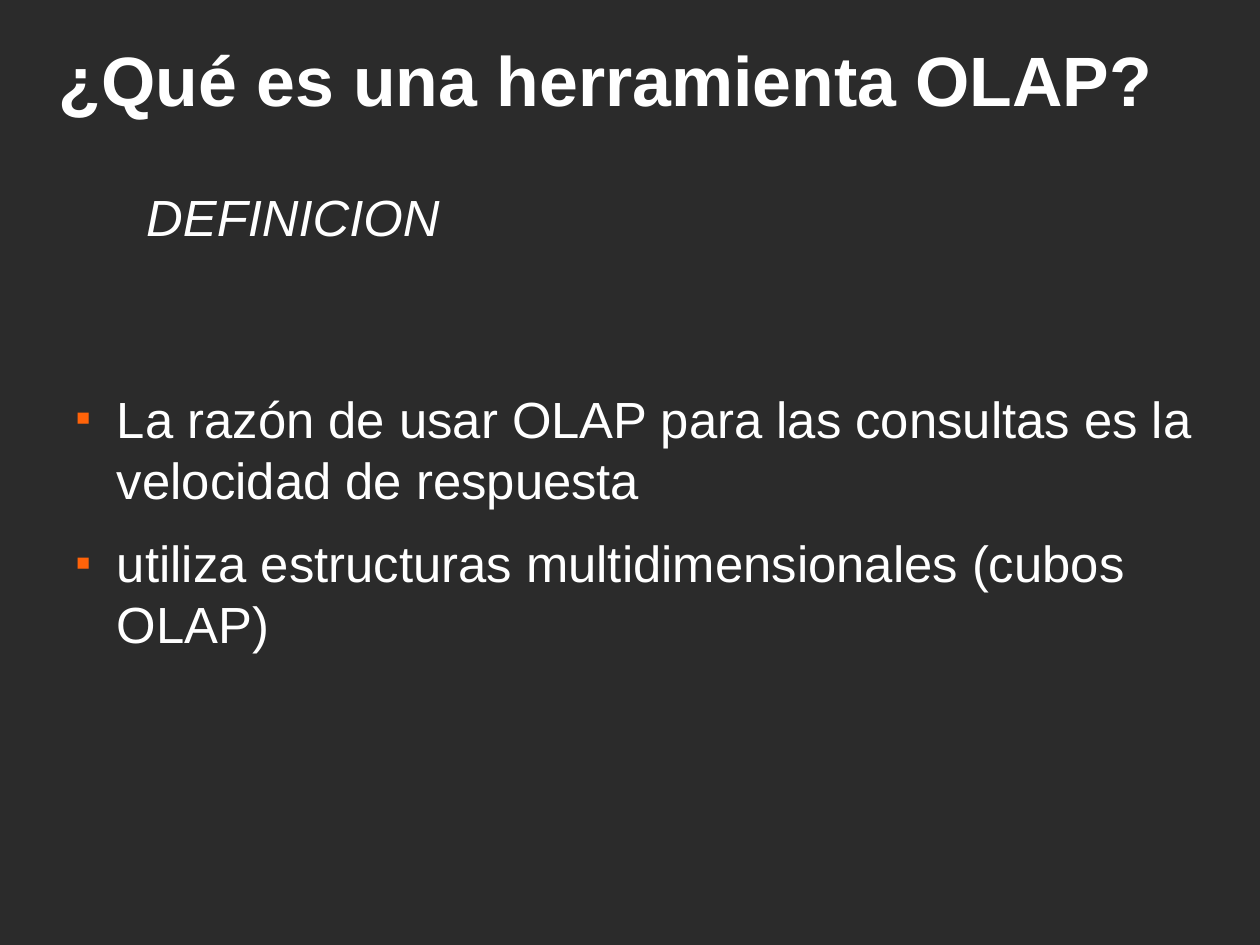
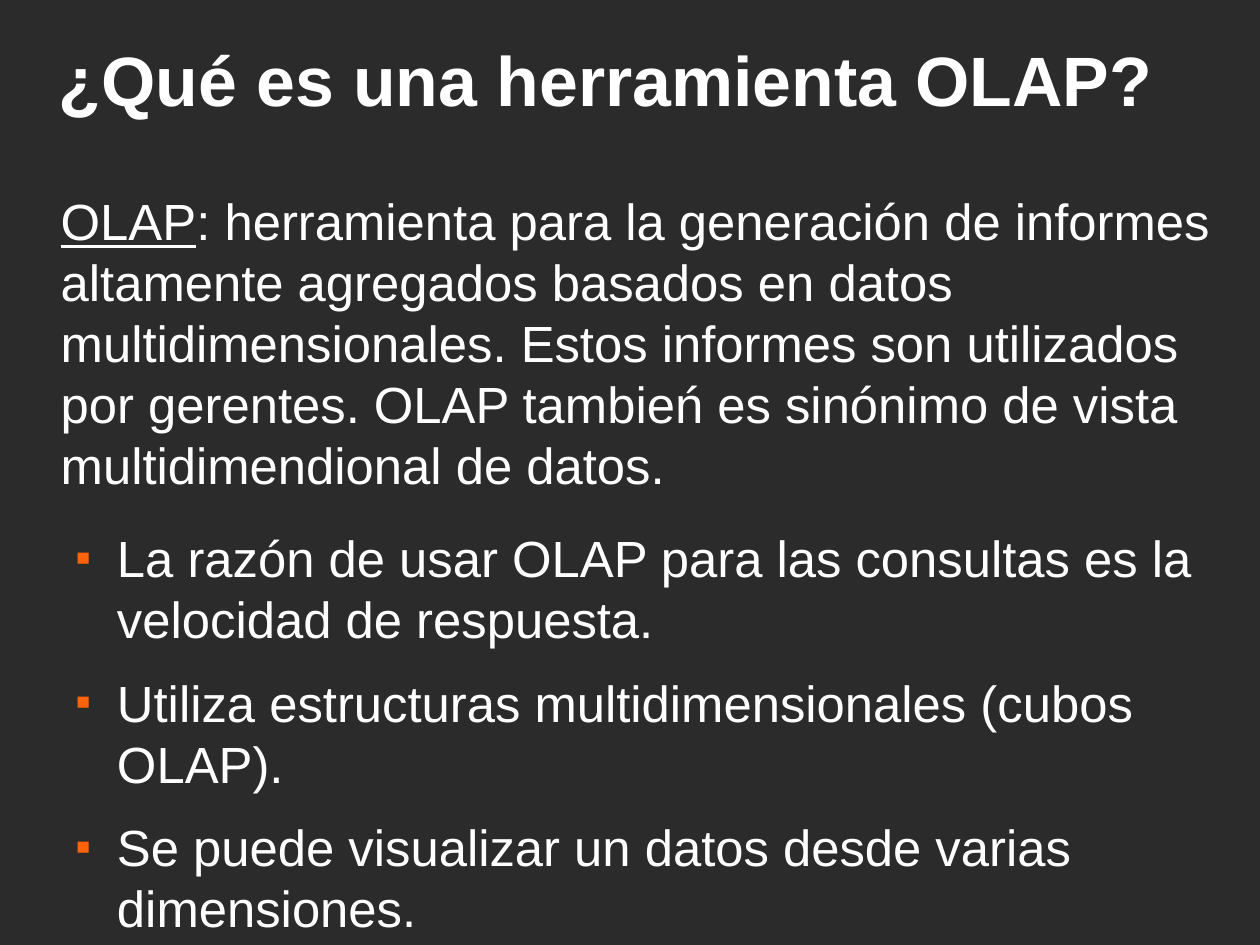
Before and after one commit to ervin45/proyectofinal, a slide deck: slide 30 of doc/material_para_la_catedra/presentacion_final/presentacion_final.odp (slide 26 before the commit). Drawn at 1260x945 pixels with LibreOffice and Linux fonts; fonts in the diff are those of the drawing; background and template pictures are left out; a plain dark background stands for a picture behind light text. Boxes give left, top, right and bottom in pixels: in the first picture for what was removed or moved away, otherwise in the second. Text is boxed around its words. In the diff, an @@ line names an element or a change of style, - is before the commit and + after.

Commit message:
presentacion: agregue graficos, definiciones, etc

```diff
--- a/doc/material_para_la_catedra/presentacion_final/presentacion_final.odp
+++ b/doc/material_para_la_catedra/presentacion_final/presentacion_final.odp
@@ text added at [61,202,1210,485], 32 pt, text #FFFFFF @@
+OLAP: herramienta para la generación de informes altamente agregados basados en datos multidimensionales. Estos informes son utilizados por gerentes. OLAP tambień es sinónimo de vista multidimendional de datos.
@@ text removed at [146,200,439,237] @@
-DEFINICION
@@ text at [117,539,1192,928]: text changed @@
-■ La razón de usar OLAP para las consultas es la velocidad de respuesta
-■ utiliza estructuras multidimensionales (cubos OLAP)
+■ La razón de usar OLAP para las consultas es la velocidad de respuesta.
+■ Utiliza estructuras multidimensionales (cubos OLAP).
+■ Se puede visualizar un datos desde varias dimensiones.
```
Also in this commit, not shown: 14 other slides changed, 11 slides added, 7 slides removed, 24 other files.
